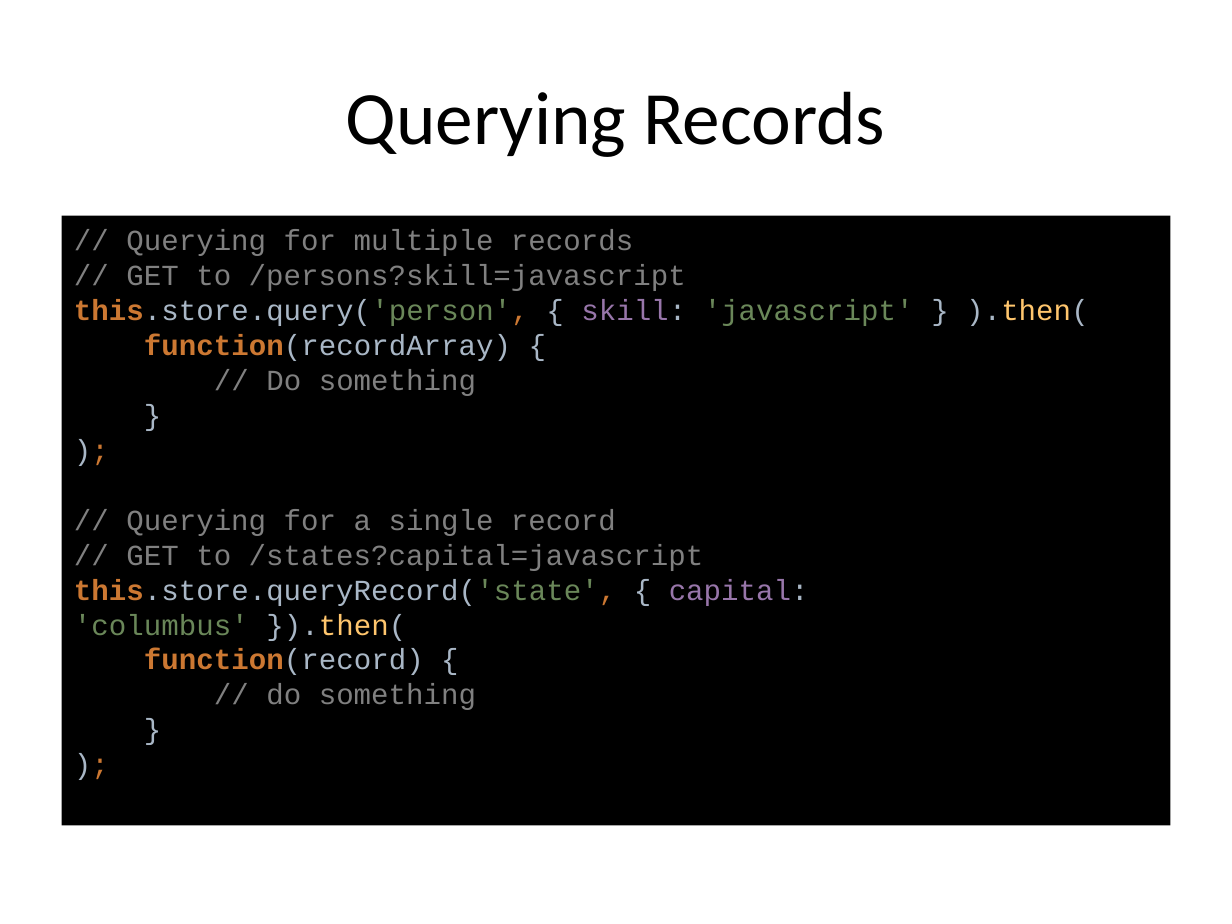
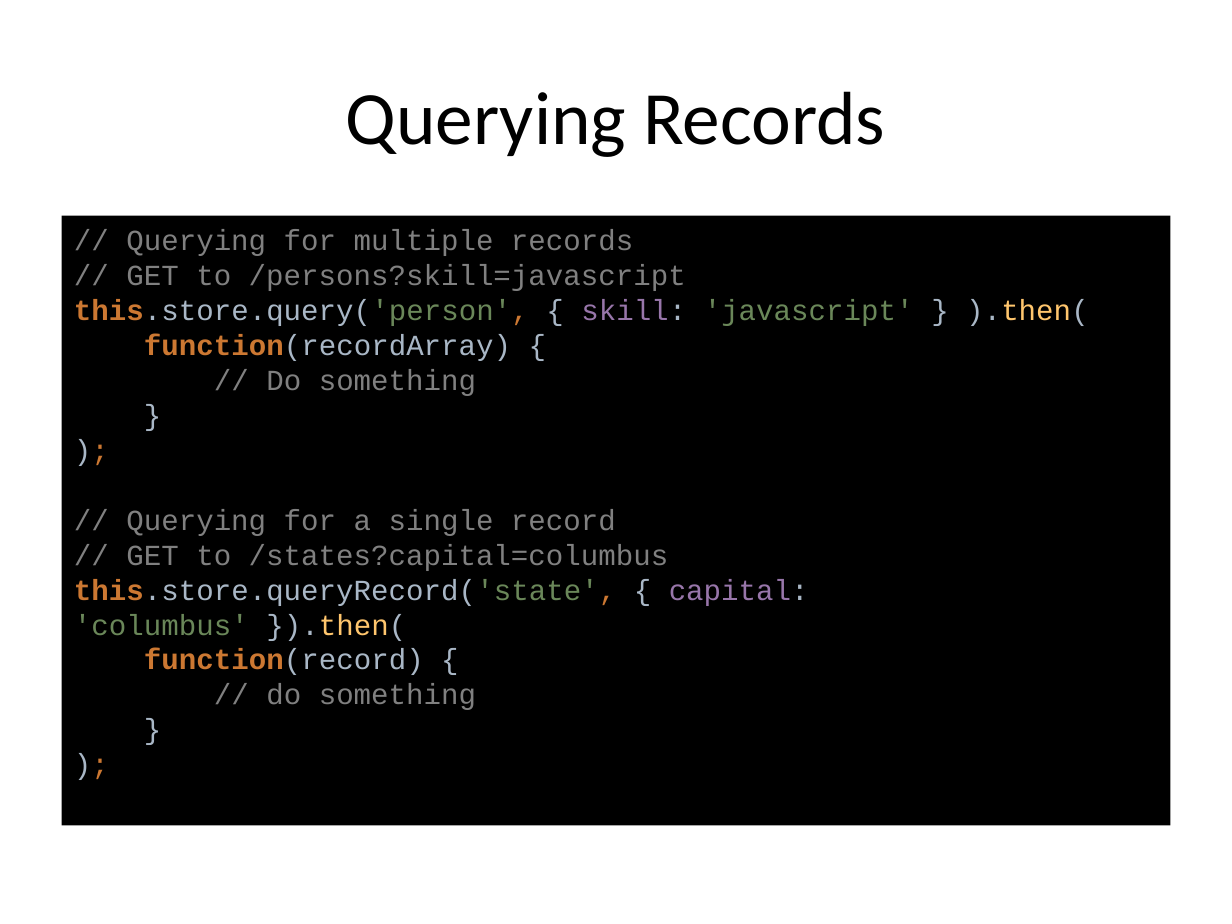
Before and after one commit to cah-brian-gantzler/ember-data-demo1, a slide deck: slide 28 of ember-data-demo1.pptx. Drawn at 1232x924 pixels with LibreOffice and Linux fonts; fonts in the diff are those of the drawing. Boxes give left, top, right and bottom in pixels: in the first picture for what was removed or moved away, otherwise in the second. Text is boxed around its words. In the diff, an @@ line names an element or a change of style, - is before the commit and + after.

Commit message:
Updated power point

```diff
--- a/ember-data-demo1.pptx
+++ b/ember-data-demo1.pptx
@@ text at box(74, 230, 1088, 710): text changed @@
-// Querying for multiple records
-// GET to /persons?skill=javascript
-this.store.query('person', { skill: 'javascript' } ).then(
-function(recordArray) {
-// Do something
-}
-);
-// Querying for a single record
-// GET to /states?capital=javascript
-this.store.queryRecord('state', { capital: 'columbus' }).then(
-function(record) {
-// do something
-}
-);
+// Querying for multiple records
+// GET to /persons?skill=javascript
+this.store.query('person', { skill: 'javascript' } ).then(
+function(recordArray) {
+// Do something
+}
+);
+// Querying for a single record
+// GET to /states?capital=columbus
+this.store.queryRecord('state', { capital: 'columbus' }).then(
+function(record) {
+// do something
+}
+);
```
